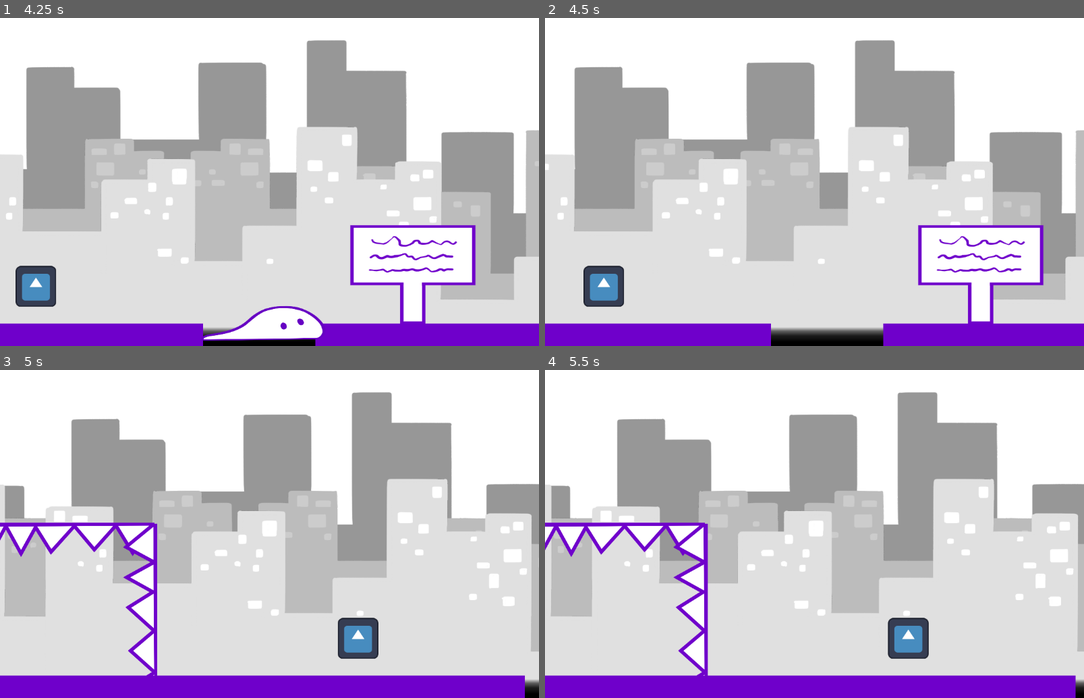
Above: before the commit, frames 1-4 (two rows, left to right).
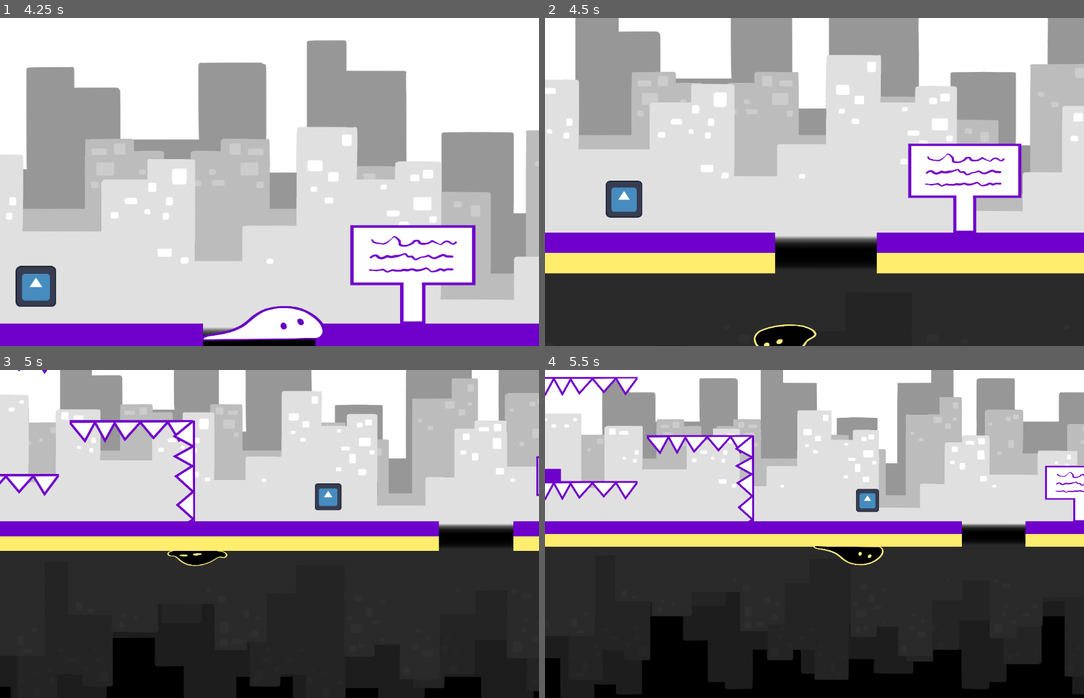
Above: after the commit, the same moments.

Repository: Globs-United/Project
Game: Godot game, scene res://lvl2.tscn
Same seed, same stepped clock (60 frames per second), same inputs: the game is played once before the commit and once after it. This scene is started directly instead of the project's main scene. The engine's default icon, where the game draws it, is replaced by a stand-in: a white triangle on a blue panel in a dark square.
Inputs:
- Up to frame 1 (4.25 s): hold Right (moveRight) 0.53-2.03 s; tap E (interact) every 0.75 s from 0.6 to 3.6 s; tap Space (jump) at 0.77, 1.52, 3.02, 3.5, 3.77 s; hold Left (moveLeft) 2.03-2.78 s; tap Enter at 2.75 s; hold Right (moveRight) from 2.78 s (still down)
- Up to frame 2 (4.5 s): release Right (moveRight) at 4.28 s; hold Left (moveLeft) from 4.28 s (still down); tap E (interact) at 4.35 s
- Up to frame 3 (5 s): keep holding Left (moveLeft); tap Space (jump) at 4.52 s
- Up to frame 4 (5.5 s): release Left (moveLeft) at 5.03 s; hold Right (moveRight) from 5.03 s (still down); tap E (interact) at 5.1 s

Frame 1 is identical in both runs. In frame 2, 75% of the frame differs, in the area x 0-100%, y 0-100%; in frame 3, 89%; in frame 4, 85%.

Commit message:
Make camera zoom out after flipping

Diff:
--- a/lvl2.tscn
+++ b/lvl2.tscn
@@ -36,6 +36,7 @@
 position = Vector2(0, 175)
 zoom = Vector2(2, 2)
 script = ExtResource("4_3pm5q")
+smallScreen = true
 
 [node name="ParallaxBackground" parent="." instance=ExtResource("5_uj1pa")]
 
--- a/scripts/camera_2d.gd
+++ b/scripts/camera_2d.gd
@@ -1,19 +1,31 @@
 extends Camera2D
 
 var screen_size;
+@export var smallScreen = false;
 
 func _ready():
 	screen_size = get_viewport_rect().size;
 	var newX = max(get_node("../Player").position.x, screen_size.x / 4);
-	var newY = position.y; #get_node("../Player").position.y;
+	var newY = 175 if smallScreen else position.y; #get_node("../Player").position.y;
 
 	position.x = newX;
 	position.y = newY;
+
+	zoom.x = 2 if smallScreen else 1;
+	zoom.y = 2 if smallScreen else 1;
 
 func _process(delta: float) -> void:
 	screen_size = get_viewport_rect().size;
 	var newX = max(get_node("../Player").position.x, screen_size.x / 4);
 	var newY = position.y; #get_node("../Player").position.y;
+	var newS = 2 if smallScreen else 1;
+
+	if get_node("../Player").hasTraveled:
+		newY = 350;
+		newS = 1;
 
 	position.x = position.x + 0.1 * (newX - position.x);
 	position.y = position.y + 0.1 * (newY - position.y);
+
+	zoom.x = zoom.x + 0.03 * (newS - zoom.x);
+	zoom.y = zoom.y + 0.03 * (newS - zoom.y);
--- a/scripts/playerKate.gd
+++ b/scripts/playerKate.gd
@@ -24,6 +24,7 @@
 var health = initialHealth;
 var can_be_hit = true
 @export var Yworld = false
+var hasTraveled = false;
 
 
 # I added playerKateOld.gd in case you want to look at some of your old code to recover it
@@ -157,6 +158,7 @@
 	$VisibleOnScreenNotifier2D.position.y *= -1
 	gravity *= -1;
 	#jump velocity "flipped" in jump_velocity()
+	hasTraveled = true;
 
 func exitting_pit(tVelY):
 	velocity.y = tVelY
@@ -221,3 +223,4 @@
 	death_animation_over = false;
 	velocity = Vector2(0, 0);
 	health = initialHealth;
+	hasTraveled = false;
